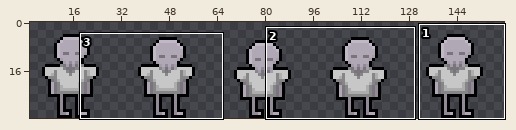
Sprite sheet: resource/Monster/02Skel/SkelIdle.png. The first picture is a wide view before the edit; the outline marks the close-up.
Close-up. The starting point:
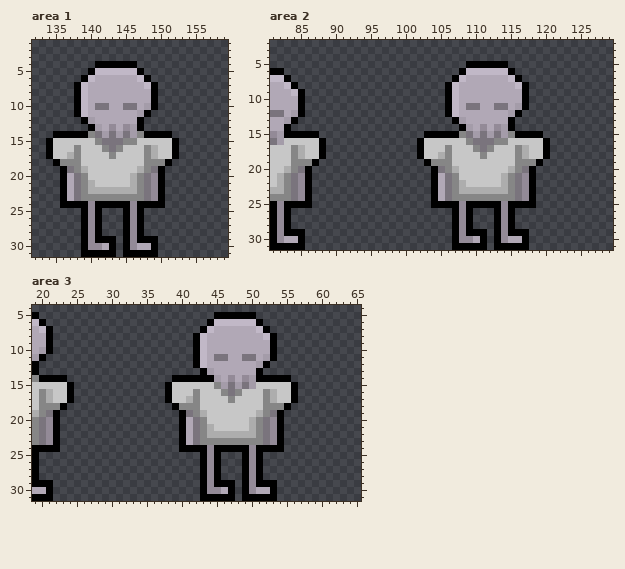
The file is 160x32 pixels. Shown: area 1: x 132..159, y 1..31; area 2: x 81..129, y 2..31; area 3: x 19..65, y 4..31. The wide view leaves out empty margins.
The result:
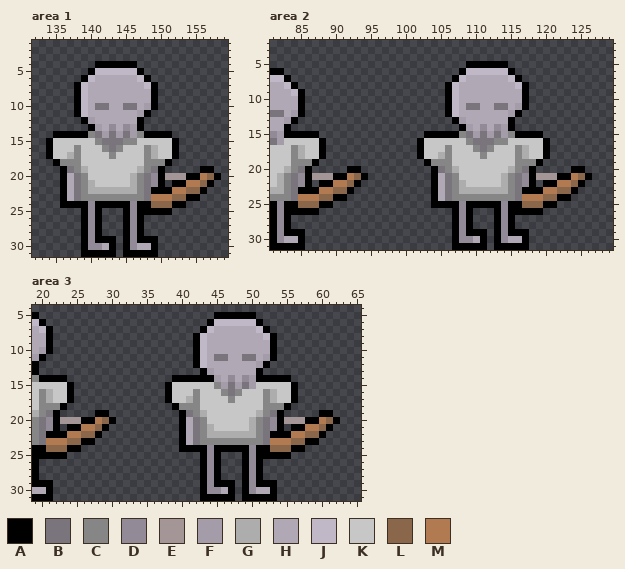
Palette (. is transparent): A #000000  B #7a747d  C #868686  D #938a97  E #a49696  F #a49ca9  G #adadad  H #b1a8b6  J #c1b8c7  K #c7c7c7  L #8a664b  M #b17a51
Change:
Area 1:
The edit adds colour A in row 19 at x 156 to 157; in row 20 at x 154 to 155 and 158; in row 21 at x 152 to 153 and 157; in row 22 at x 151 and 156; in row 23 at x 154 to 155; in row 24 at x 152 to 153.
The edit adds colour A in row 25 at x 148 to 151.
Colour D gives way to colour A in row 22 at x 149.
The edit adds colour E in row 20 at x 151 to 153.
The edit adds colour L in row 20 at x 157; in row 21 at x 156; in row 22 at x 154 to 155; in row 23 at x 152 to 153; in row 24 at x 151.
Colour A gives way to colour L in row 24 at x 149 to 150.
The edit adds colour M in row 20 at x 156; in row 21 at x 154 to 155; in row 22 at x 152 to 153; in row 23 at x 151.
Colour A gives way to colour M in row 23 at x 150.
Colour D gives way to colour M in row 23 at x 149.
Area 2:
The edit adds colour A in row 20 at x 92 to 93 and 124 to 125; in row 21 at x 90 to 91, 94, 122 to 123 and 126; in row 22 at x 88 to 89, 93, 120 to 121 and 125; in row 23 at x 87, 92, 119 and 124; in row 24 at x 90 to 91 and 122 to 123; in row 25 at x 88 to 89 and 120 to 121.
The edit adds colour A in row 26 at x 84 to 87 and 116 to 119.
Colour D gives way to colour A in row 23 at x 85 and 117.
The edit adds colour E in row 21 at x 87 to 89 and 119 to 121.
The edit adds colour L in row 21 at x 93 and 125; in row 22 at x 92 and 124; in row 23 at x 90 to 91 and 122 to 123; in row 24 at x 88 to 89 and 120 to 121; in row 25 at x 87 and 119.
Colour A gives way to colour L in row 25 at x 85 to 86 and 117 to 118.
The edit adds colour M in row 21 at x 92 and 124; in row 22 at x 90 to 91 and 122 to 123; in row 23 at x 88 to 89 and 120 to 121; in row 24 at x 87 and 119.
Colour A gives way to colour M in row 24 at x 86 and 118.
Colour D gives way to colour M in row 24 at x 85 and 117.
Area 3:
The edit adds colour A in row 19 at x 28 to 29 and 60 to 61; in row 20 at x 26 to 27, 30, 58 to 59 and 62; in row 21 at x 24 to 25, 29, 56 to 57 and 61; in row 22 at x 23, 28, 55 and 60; in row 23 at x 26 to 27 and 58 to 59; in row 24 at x 24 to 25 and 56 to 57.
The edit adds colour A in row 25 at x 20 to 23 and 52 to 55.
Colour D gives way to colour A in row 22 at x 21 and 53.
The edit adds colour E in row 20 at x 23 to 25 and 55 to 57.
The edit adds colour L in row 20 at x 29 and 61; in row 21 at x 28 and 60; in row 22 at x 26 to 27 and 58 to 59; in row 23 at x 24 to 25 and 56 to 57; in row 24 at x 23 and 55.
Colour A gives way to colour L in row 24 at x 21 to 22 and 53 to 54.
The edit adds colour M in row 20 at x 28 and 60; in row 21 at x 26 to 27 and 58 to 59; in row 22 at x 24 to 25 and 56 to 57; in row 23 at x 23 and 55.
Colour A gives way to colour M in row 23 at x 22 and 54.
Colour D gives way to colour M in row 23 at x 21 and 53.
